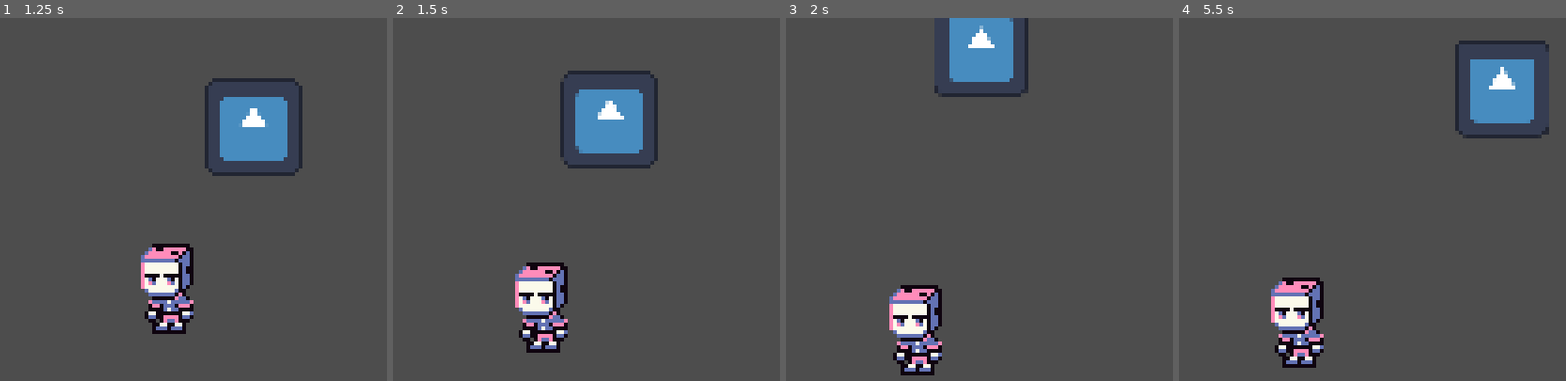
Above: before the commit, frames 1-4 (left to right).
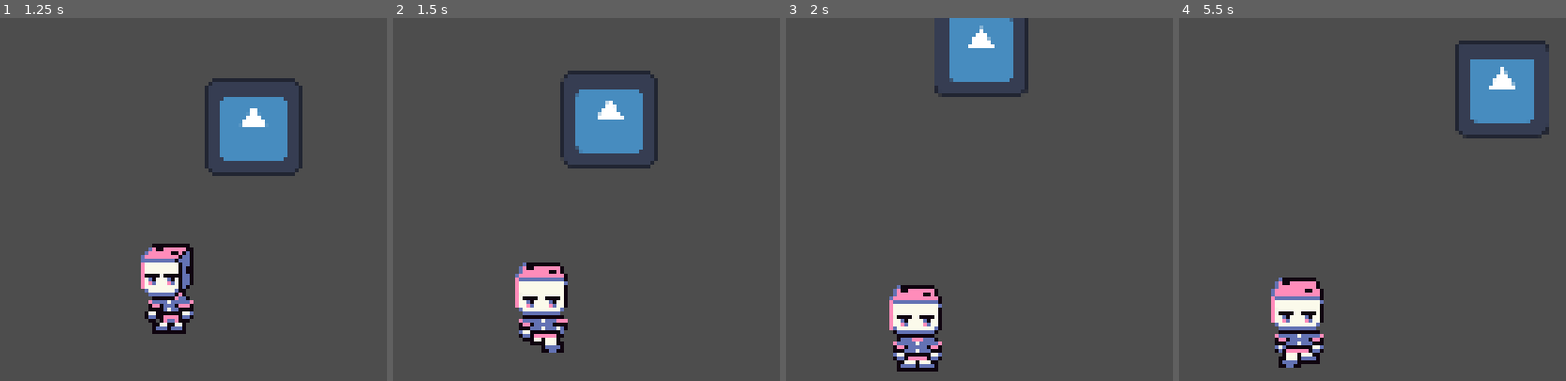
Above: after the commit, the same moments.

Repository: 0xspiderr/gbjam13_gamejam
Game: Godot game, scene res://scenes/game/game.tscn
Same seed, same stepped clock (60 frames per second), same inputs: the game is played once before the commit and once after it. The engine's default icon, where the game draws it, is replaced by a stand-in: a white triangle on a blue panel in a dark square.
Inputs:
- Up to frame 1 (1.25 s): hold D (right) from 0.53 s (still down)
- Up to frame 2 (1.5 s): release D (right) at 1.28 s; hold S (down) from 1.28 s (still down)
- Up to frame 3 (2 s): keep holding S (down)
- Up to frame 4 (5.5 s): release S (down) at 2.03 s; hold D (right) 2.03-2.78 s; hold W (up) 2.78-3.53 s; hold A (left) 3.53-5.03 s; hold S (down) from 5.03 s (still down)

Frame 1 is identical in both runs. In frame 2, 1.2% of the frame differs, in the area x 31-46%, y 67-93%; in frame 3, 1.3%; in frame 4, 1.3%, in the area x 24-38%, y 71-97%.

Commit message:
scene transition from level to combat and from combat to level back

Diff:
--- /dev/null
+++ b/scenes/combat/combat.gd
@@ -0,0 +1,9 @@
+extends Control
+
+
+func _ready() -> void:
+	pass
+
+
+func _on_test_btn_pressed() -> void:
+	EventBus.end_combat.emit()
--- a/scenes/combat/combat.tscn
+++ b/scenes/combat/combat.tscn
@@ -1,4 +1,6 @@
-[gd_scene format=3 uid="uid://cnseaei7cyk0j"]
+[gd_scene load_steps=2 format=3 uid="uid://cnseaei7cyk0j"]
+
+[ext_resource type="Script" uid="uid://ckmfpkw5erjvw" path="res://scenes/combat/combat.gd" id="1_5vqsm"]
 
 [node name="Combat" type="Control"]
 layout_mode = 3
@@ -7,37 +9,38 @@
 anchor_bottom = 1.0
 grow_horizontal = 2
 grow_vertical = 2
+script = ExtResource("1_5vqsm")
 
-[node name="MarginContainer" type="MarginContainer" parent="."]
+[node name="AspectRatioContainer" type="AspectRatioContainer" parent="."]
 layout_mode = 1
 anchors_preset = 7
 anchor_left = 0.5
 anchor_top = 1.0
 anchor_right = 0.5
 anchor_bottom = 1.0
-offset_left = -80.0
-offset_top = -31.0
-offset_right = 80.0
+offset_left = -98.0
+offset_top = -40.0
+offset_right = 98.0
 grow_horizontal = 2
 grow_vertical = 0
 
-[node name="VBoxContainer" type="VBoxContainer" parent="MarginContainer"]
+[node name="VBoxContainer" type="VBoxContainer" parent="AspectRatioContainer"]
 layout_mode = 2
 size_flags_horizontal = 4
 
-[node name="HBoxContainer" type="HBoxContainer" parent="MarginContainer/VBoxContainer"]
+[node name="HBoxContainer" type="HBoxContainer" parent="AspectRatioContainer/VBoxContainer"]
 layout_mode = 2
-size_flags_horizontal = 4
-size_flags_vertical = 4
 
-[node name="Button" type="Button" parent="MarginContainer/VBoxContainer/HBoxContainer"]
+[node name="AttackBtn" type="Button" parent="AspectRatioContainer/VBoxContainer/HBoxContainer"]
 layout_mode = 2
 text = "attack"
 
-[node name="Button2" type="Button" parent="MarginContainer/VBoxContainer/HBoxContainer"]
+[node name="DefendBtn" type="Button" parent="AspectRatioContainer/VBoxContainer/HBoxContainer"]
 layout_mode = 2
 text = "defend"
 
-[node name="Button3" type="Button" parent="MarginContainer/VBoxContainer/HBoxContainer"]
+[node name="TestBtn" type="Button" parent="AspectRatioContainer/VBoxContainer/HBoxContainer"]
 layout_mode = 2
-text = "idk"
+text = "go back"
+
+[connection signal="pressed" from="AspectRatioContainer/VBoxContainer/HBoxContainer/TestBtn" to="." method="_on_test_btn_pressed"]
--- a/scenes/game/game.gd
+++ b/scenes/game/game.gd
@@ -5,26 +5,55 @@
 @onready var current_scene: Node = $CurrentScene
 @onready var canvas_layer: CanvasLayer = $CanvasLayer
 
-const COMBAT_TSCN: PackedScene = preload("res://scenes/combat/combat.tscn")
+var current_level: Node2D = null
+const COMBAT_TSCN: PackedScene = preload("uid://cnseaei7cyk0j")
 
 
+#region BUILTIN METHODS
 func _ready() -> void:
 	EventBus.start_combat.connect(_on_start_combat)
+	EventBus.end_combat.connect(_on_end_combat)
+	_get_current_level()
+
+
+func _unhandled_input(event: InputEvent) -> void:
+	if event.is_action_pressed("exit"):
+		get_tree().quit()
+#endregion
+
+
+func _get_current_level() -> void:
+	if current_scene.get_child_count():
+		current_level = current_scene.get_child(0).duplicate()
 
 
 #region COMBAT SIGNALS
 func _on_start_combat() -> void:
 	var scene: Node = null
-	# get the current loaded level scene and free it
+	## get the current loaded level scene and free it
 	if current_scene.get_child_count():
 		scene = current_scene.get_child(0)
 
-	if is_instance_valid(scene):
+	if is_instance_valid(current_level):
 		scene.queue_free()
 
 	# get the combat scene and add it to the canvas layer because the
 	# combat scene is a ui scene
 	var combat_scene = COMBAT_TSCN.instantiate()
 	canvas_layer.add_child(combat_scene, true)
+	print(current_level)
 
+
+func _on_end_combat() -> void:
+	# after the combat has ended add the previous scene the player was in.
+	if is_instance_valid(current_level):
+		current_scene.add_child(current_level)
+
+	# also remove the combat scene
+	var combat_scene = canvas_layer.get_child(0)
+	if is_instance_valid(combat_scene):
+		combat_scene.queue_free()
+
+	# update the current level
+	_get_current_level()
 #endregion
--- a/scenes/player/player.gd
+++ b/scenes/player/player.gd
@@ -18,18 +18,13 @@
 	move_and_slide()
 
 
-func _unhandled_input(event: InputEvent) -> void:
-	if event.is_action_pressed("exit"):
-		get_tree().quit()
-
-
 func _move_player(delta: float) -> void:
 	player_dir = Input.get_vector("left", "right", "up", "down")
 	# velocity weight determines wether the player will accelerate or slow down based on input
 	var velocity_weight := 0.0
 	# normalize direction so that the player speed will be the same diagonally too.
 	player_dir = player_dir.normalized()
-
+	print(player_dir)
 	if player_dir:
 		velocity_weight = delta * acceleration
 	else:
@@ -44,5 +39,8 @@
 
 	if player_dir.length() == 0:
 		player_sprites.play(&"idle")
+	elif player_dir.y > 0:
+		player_sprites.play(&"walk_down")
 	else:
+		player_sprites.play(&"idle")
 		player_sprites.stop()
--- a/scenes/player/player.tscn
+++ b/scenes/player/player.tscn
@@ -1,7 +1,8 @@
-[gd_scene load_steps=13 format=3 uid="uid://byvrh5g6p20lk"]
+[gd_scene load_steps=22 format=3 uid="uid://byvrh5g6p20lk"]
 
 [ext_resource type="Script" uid="uid://cjafidlcvvgv3" path="res://scenes/player/player.gd" id="1_dovo2"]
 [ext_resource type="Texture2D" uid="uid://be4jwl6lx01gw" path="res://assets/sprites/idle-dice.png" id="2_dovo2"]
+[ext_resource type="Texture2D" uid="uid://bl8ffm7mb3rs7" path="res://assets/sprites/walk-down-dice.png" id="3_gmlin"]
 
 [sub_resource type="AtlasTexture" id="AtlasTexture_dovo2"]
 atlas = ExtResource("2_dovo2")
@@ -35,6 +36,38 @@
 atlas = ExtResource("2_dovo2")
 region = Rect2(168, 0, 24, 24)
 
+[sub_resource type="AtlasTexture" id="AtlasTexture_h17s1"]
+atlas = ExtResource("3_gmlin")
+region = Rect2(0, 0, 24, 24)
+
+[sub_resource type="AtlasTexture" id="AtlasTexture_je7p5"]
+atlas = ExtResource("3_gmlin")
+region = Rect2(24, 0, 24, 24)
+
+[sub_resource type="AtlasTexture" id="AtlasTexture_fm80t"]
+atlas = ExtResource("3_gmlin")
+region = Rect2(48, 0, 24, 24)
+
+[sub_resource type="AtlasTexture" id="AtlasTexture_gx1jg"]
+atlas = ExtResource("3_gmlin")
+region = Rect2(72, 0, 24, 24)
+
+[sub_resource type="AtlasTexture" id="AtlasTexture_ugbui"]
+atlas = ExtResource("3_gmlin")
+region = Rect2(96, 0, 24, 24)
+
+[sub_resource type="AtlasTexture" id="AtlasTexture_fcs02"]
+atlas = ExtResource("3_gmlin")
+region = Rect2(120, 0, 24, 24)
+
+[sub_resource type="AtlasTexture" id="AtlasTexture_myrg7"]
+atlas = ExtResource("3_gmlin")
+region = Rect2(144, 0, 24, 24)
+
+[sub_resource type="AtlasTexture" id="AtlasTexture_kvlxm"]
+atlas = ExtResource("3_gmlin")
+region = Rect2(168, 0, 24, 24)
+
 [sub_resource type="SpriteFrames" id="SpriteFrames_8afob"]
 animations = [{
 "frames": [{
@@ -65,6 +98,35 @@
 "loop": true,
 "name": &"idle",
 "speed": 8.0
+}, {
+"frames": [{
+"duration": 1.0,
+"texture": SubResource("AtlasTexture_h17s1")
+}, {
+"duration": 1.0,
+"texture": SubResource("AtlasTexture_je7p5")
+}, {
+"duration": 1.0,
+"texture": SubResource("AtlasTexture_fm80t")
+}, {
+"duration": 1.0,
+"texture": SubResource("AtlasTexture_gx1jg")
+}, {
+"duration": 1.0,
+"texture": SubResource("AtlasTexture_ugbui")
+}, {
+"duration": 1.0,
+"texture": SubResource("AtlasTexture_fcs02")
+}, {
+"duration": 1.0,
+"texture": SubResource("AtlasTexture_myrg7")
+}, {
+"duration": 1.0,
+"texture": SubResource("AtlasTexture_kvlxm")
+}],
+"loop": true,
+"name": &"walk_down",
+"speed": 12.0
 }]
 
 [sub_resource type="RectangleShape2D" id="RectangleShape2D_8afob"]
@@ -74,8 +136,8 @@
 
 [node name="PlayerSprites" type="AnimatedSprite2D" parent="."]
 sprite_frames = SubResource("SpriteFrames_8afob")
-animation = &"idle"
-frame_progress = 0.940411
+animation = &"walk_down"
+frame_progress = 0.314005
 
 [node name="CollisionShape2D" type="CollisionShape2D" parent="."]
 shape = SubResource("RectangleShape2D_8afob")
Not shown, added: scenes/combat/combat.gd.uid
